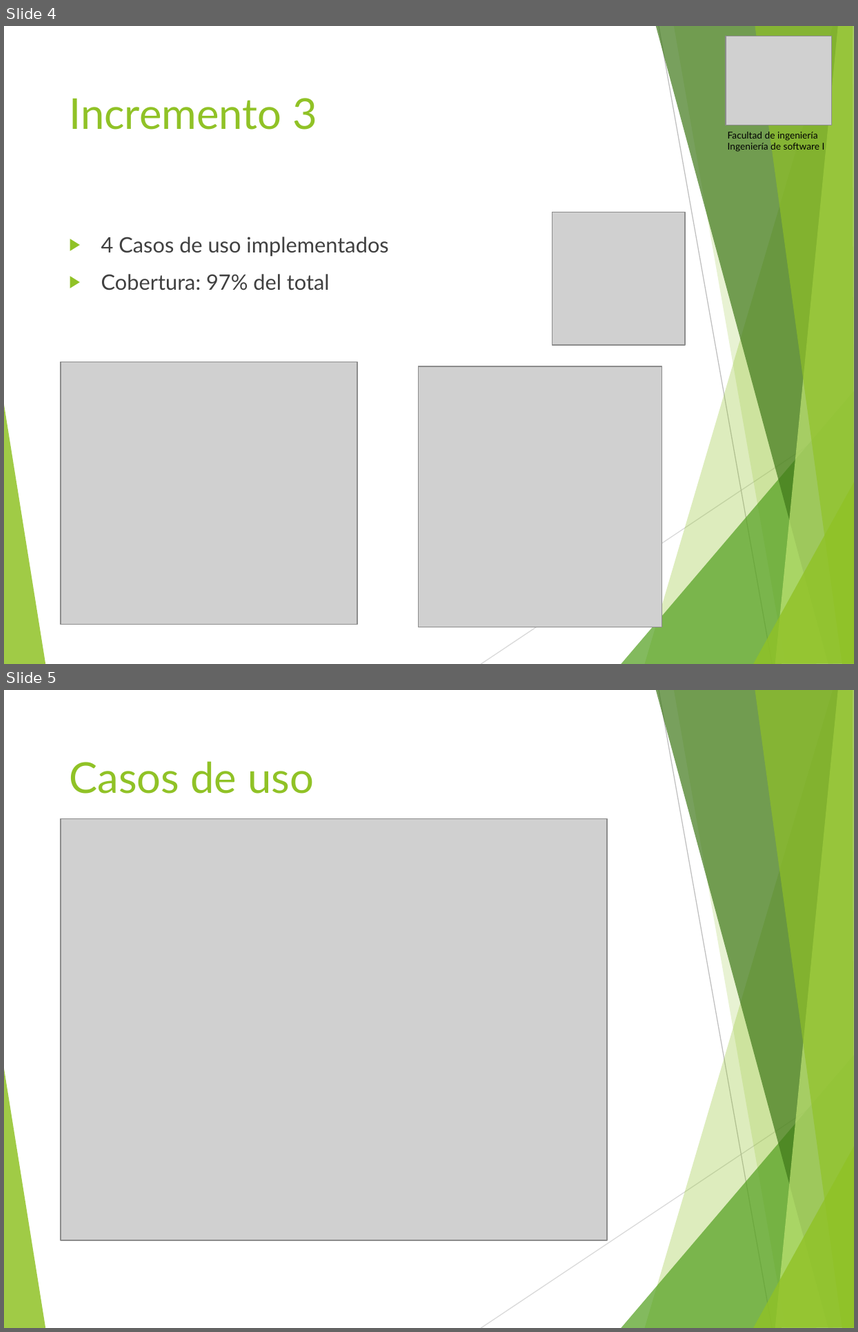
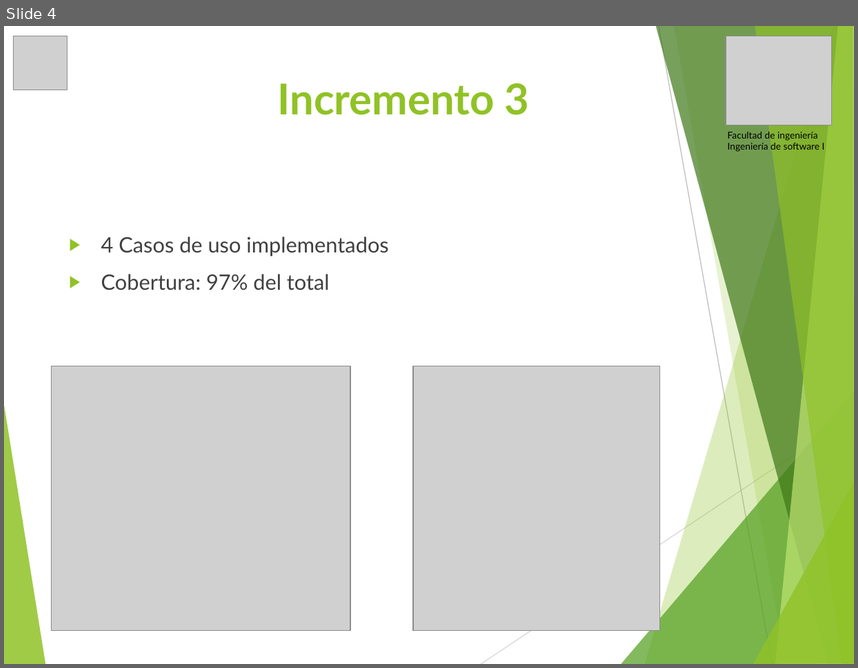
Before and after one commit to vixo23/ING-DE-SOFTWARE, a slide deck: INCREMENTO3/Ppt/PPt Tercer incremento scrum++.pptx. Shown one above the other, each under a label of ours: slides 4 and 5 before the commit, slide 4 after it. The pictures are 858x1332 and 858x668 pixels, drawn with LibreOffice and Linux fonts; fonts in the diff are those of the drawing; grey boxes stand for pictures. Boxes give left, top, right and bottom in pixels: in the first picture for what was removed or moved away, otherwise in the second. Text is boxed around its words. In the diff, an @@ line names an element or a change of style, - is before the commit and + after.

```diff
--- a/INCREMENTO3/Ppt/PPt Tercer incremento scrum++.pptx
+++ b/INCREMENTO3/Ppt/PPt Tercer incremento scrum++.pptx
@@ slide 5 removed at (x1=4, y1=690, x2=854, y2=1328), background #FFFFFF; not listed: 10 template elements that a slide beside it also shows @@
@@ title removed at (x1=69, y1=761, x2=314, y2=793) @@
-Casos de uso
@@ picture removed at (x1=61, y1=819, x2=608, y2=1240) @@
@@ slide 4 changed as well @@
@@ picture resized from (x1=553, y1=212, x2=685, y2=345) to (x1=14, y1=36, x2=67, y2=89) @@
@@ title "Incremento 3" moved from (x1=69, y1=98, x2=317, y2=129) to (x1=278, y1=83, x2=530, y2=115) @@
@@ title "Incremento 3" at (x1=278, y1=83, x2=530, y2=115): bold on @@
@@ picture resized from (x1=61, y1=362, x2=358, y2=624) to (x1=52, y1=366, x2=351, y2=630) @@
@@ picture resized from (x1=419, y1=366, x2=662, y2=626) to (x1=413, y1=366, x2=660, y2=630) @@
```
Also in this commit, not shown: 8 other slides changed, 1 slide added, 1 other file.
